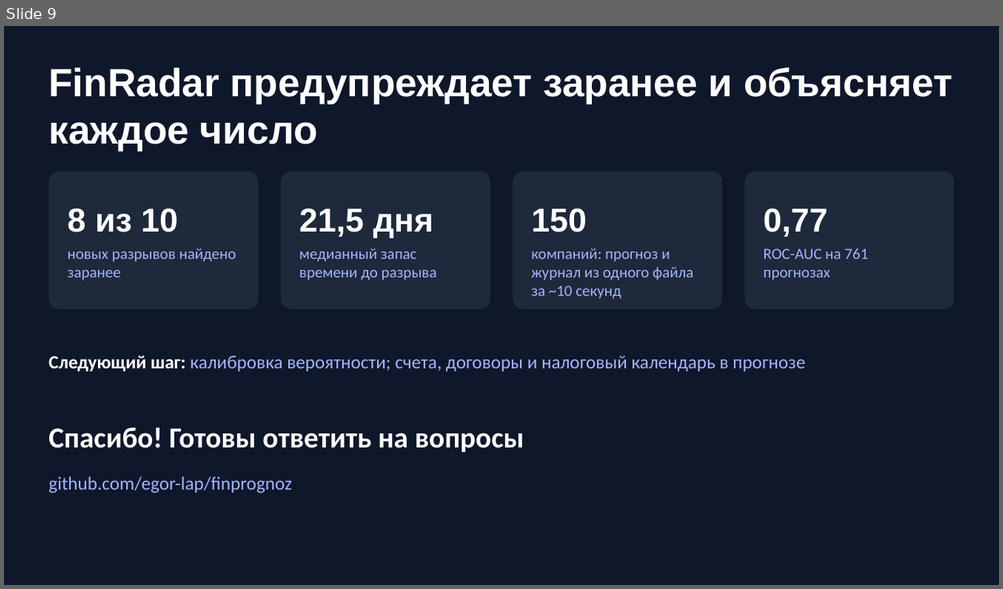
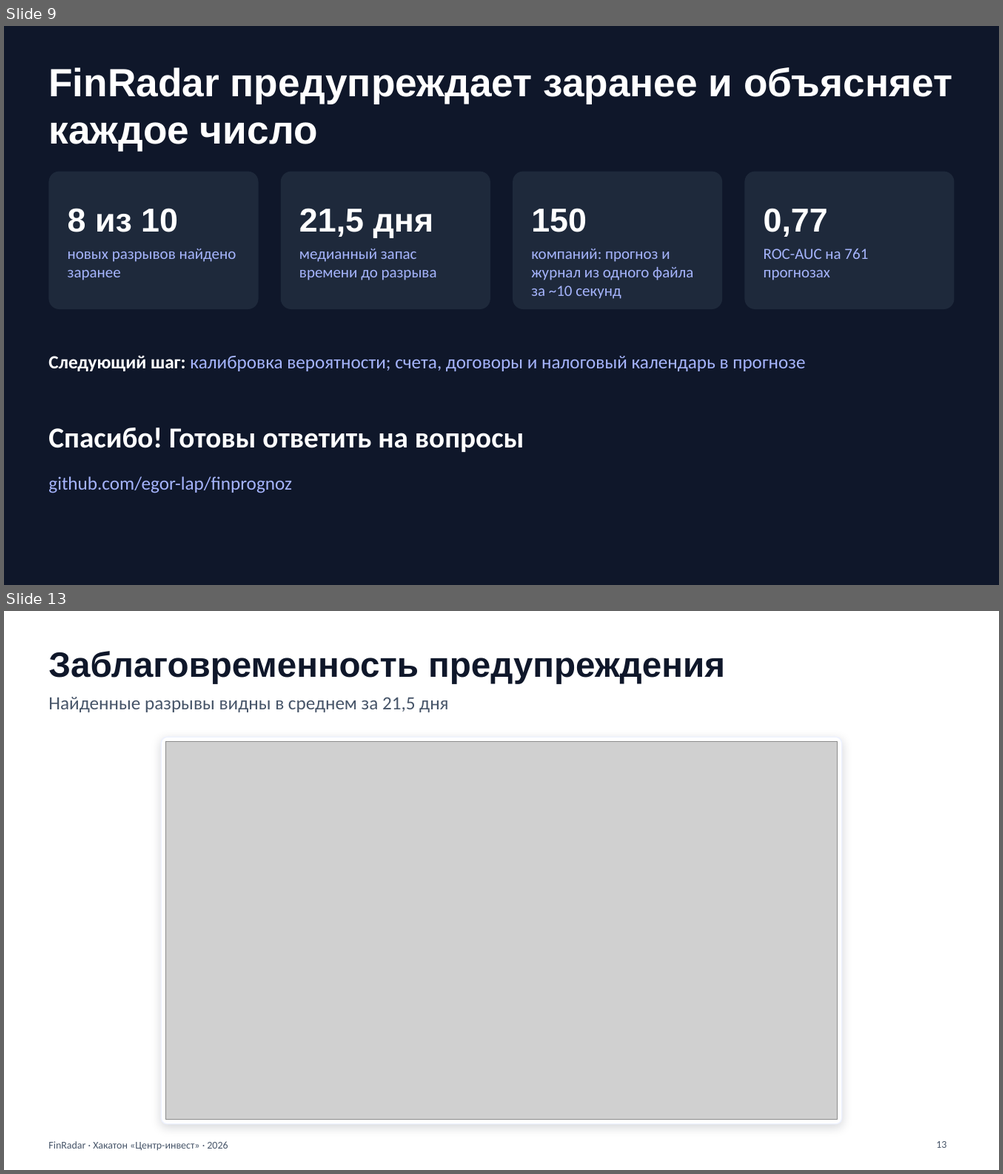
Before and after one commit to egor-lap/finprognoz, a slide deck: presentation/FinRadar.pptx. Shown one above the other, each under a label of ours: slide 9 before the commit, slides 9 and 13 after it; the slides between them are not shown. The pictures are 1003x589 and 1003x1174 pixels, drawn with LibreOffice and Linux fonts; fonts in the diff are those of the drawing; grey boxes stand for pictures. Boxes give left, top, right and bottom in pixels: in the first picture for what was removed or moved away, otherwise in the second. Text is boxed around its words. In the diff, an @@ line names an element or a change of style, - is before the commit and + after.

```diff
--- a/presentation/FinRadar.pptx
+++ b/presentation/FinRadar.pptx
@@ slide 13 added at box(4, 611, 999, 1170), background #FFFFFF @@
@@ title added at box(48, 651, 725, 684), 34 pt, text #0F172A, bold @@
+Заблаговременность предупреждения
@@ text added at box(48, 697, 448, 712), 18 pt, text #475569 @@
+Найденные разрывы видны в среднем за 21,5 дня
@@ rounded rectangle added at box(162, 737, 842, 1125), fill #FFFFFF, outline #EEF2FF 1 pt @@
@@ picture added at box(166, 741, 837, 1120) @@
@@ text added at box(48, 1142, 227, 1151), 10 pt, text #475569 @@
+FinRadar · Хакатон «Центр-инвест» · 2026
@@ page number added at box(936, 1142, 946, 1148), 10 pt, text #475569 @@
+13
```
Also in this commit, not shown: 2 slides changed, 2 other slides added, 3 slides removed.
